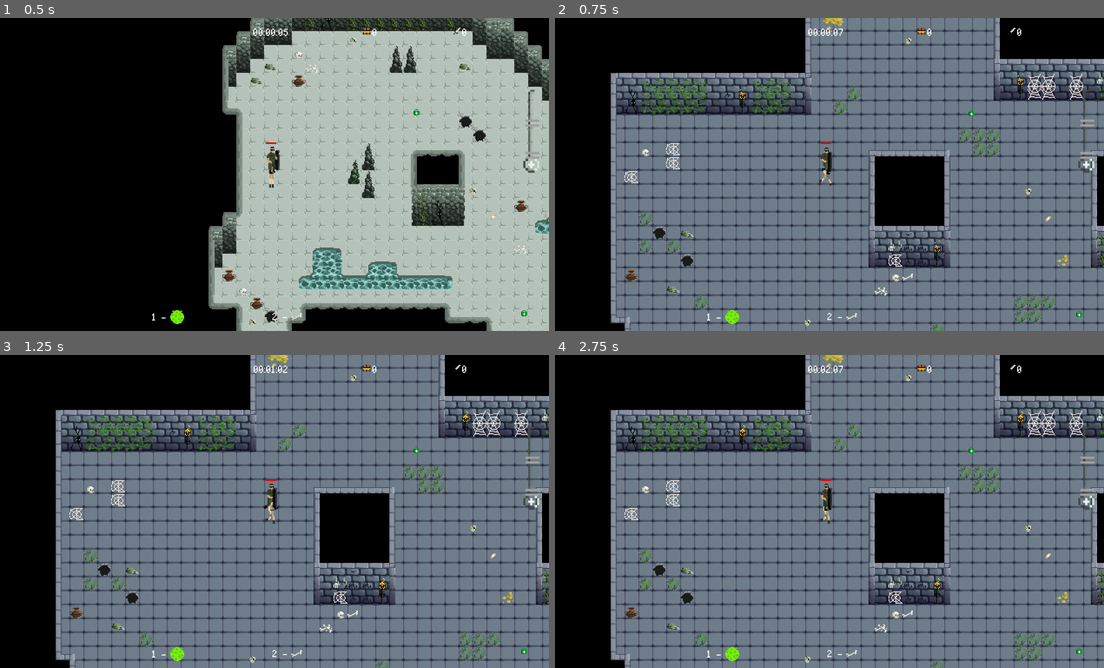
Above: before the commit, frames 1-4 (two rows, left to right).
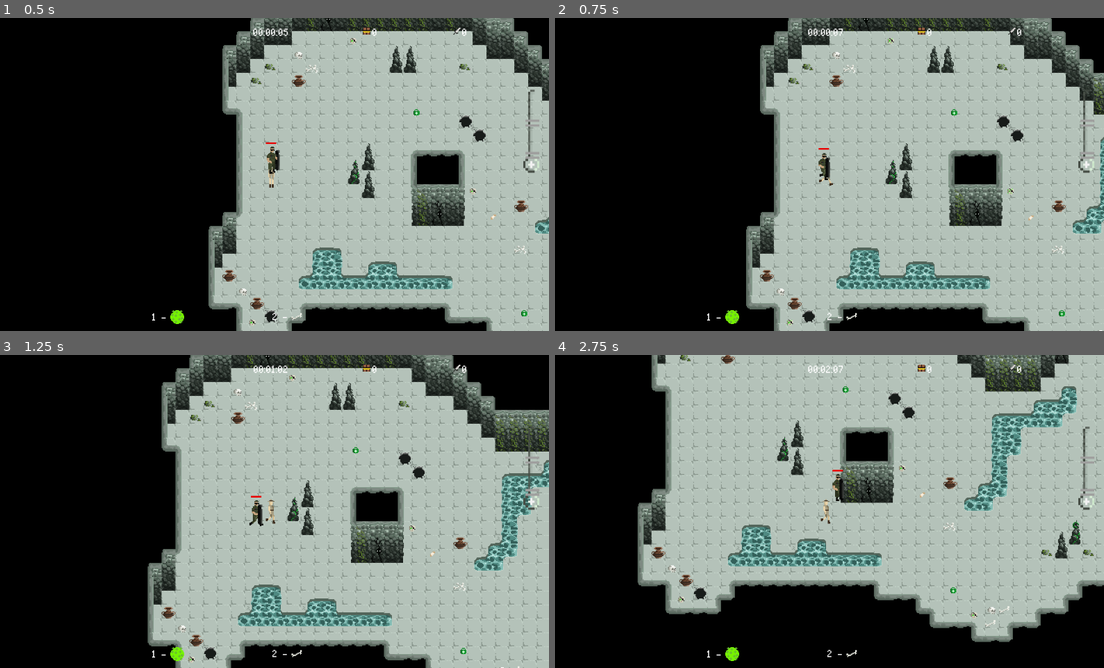
Above: after the commit, the same moments.

Repository: mirogon/Archaeology
Game: Godot game, scene res://Scenes/Main.tscn
Same seed, same stepped clock (60 frames per second), same inputs: the game is played once before the commit and once after it. The engine's default icon, where the game draws it, is replaced by a stand-in: a white triangle on a blue panel in a dark square.
Inputs (mouse positions are in pixels of both pictures, inside the frame that each line leads up to):
- Up to frame 1 (0.5 s): no input
- Up to frame 2 (0.75 s): tap Enter at 0.5 s; move the mouse to (950, 158) at 0.52 s; hold Right (ui_right) from 0.53 s (still down); hold P from 0.53 s (still down)
- Up to frame 3 (1.25 s): keep holding Right (ui_right); keep holding P
- Up to frame 4 (2.75 s): move the mouse to (714, 527) at 1.27 s; release Right (ui_right) at 1.28 s; release P at 1.28 s; hold Down (ui_down) 1.28-2.03 s; tap F (action) at 1.35 s; tap P at 1.55 s; move the mouse to (878, 442) at 2.02 s; hold Right (ui_right) from 2.03 s (still down); hold P from 2.03 s (still down)

Frame 1 is identical in both runs. In frame 2, 82% of the frame differs, in the area x 10-100%, y 0-100%; in frame 3, 81%; in frame 4, 86%.
Error before the commit: Invalid get index '0' (on base: 'PoolVector2Array'). (res://Scripts/Other/NavigationMovement.gd:49)

Commit message:
Go to the next room by walking to the RoomTraverser

Diff:
--- a/Scenes/Player.tscn
+++ b/Scenes/Player.tscn
@@ -129,13 +129,14 @@
 z_index = 1
 frames = SubResource( 26 )
 animation = "Walk_Right"
+frame = 3
 playing = true
 
 [node name="HealthSystem" parent="." instance=ExtResource( 3 )]
 
 [node name="HealthBar" parent="." instance=ExtResource( 4 )]
 
-[node name="Area2D" type="Area2D" parent="."]
+[node name="Area2D" type="Area2D" parent="." groups=["Player"]]
 
 [node name="CollisionShape2D" type="CollisionShape2D" parent="Area2D"]
 position = Vector2( 0, -0.5 )
--- a/Scenes/Rooms/Room.tscn
+++ b/Scenes/Rooms/Room.tscn
@@ -1,8 +1,10 @@
-[gd_scene load_steps=49 format=2]
+[gd_scene load_steps=51 format=2]
 
 [ext_resource path="res://Asstes/Environment/Cave_Set.png" type="Texture" id=1]
 [ext_resource path="res://Asstes/Environment/Water.png" type="Texture" id=2]
 [ext_resource path="res://Scenes/Rooms/Spawner.tscn" type="PackedScene" id=3]
+[ext_resource path="res://Scripts/Rooms/Room.gd" type="Script" id=4]
+[ext_resource path="res://Scenes/Rooms/RoomTraverser.tscn" type="PackedScene" id=5]
 [ext_resource path="res://Scenes/Items/Medikit.tscn" type="PackedScene" id=6]
 [ext_resource path="res://Scenes/Items/Bandage.tscn" type="PackedScene" id=7]
 [ext_resource path="res://Scenes/Enemies/Snake.tscn" type="PackedScene" id=8]
@@ -754,6 +756,7 @@
 outlines = [ PoolVector2Array( -823, -111, -751, -176, -546, -176, -447, -80, -383, -81, -338, -144, -320, -145, -291,  …(2432 unchanged characters)…
 
 [node name="Room" type="Node2D" groups=["Room"]]
+script = ExtResource( 4 )
 
 [node name="Floor_Layer" type="TileMap" parent="."]
 tile_set = SubResource( 46 )
@@ -778,7 +781,7 @@
 tile_set = SubResource( 46 )
 cell_size = Vector2( 16, 16 )
 format = 1
-tile_data = PoolIntArray( -852014, 10, 0, -852013, 11, 0, -8 …(168 unchanged characters)… 0, 0, -851981, 10, 0, -786477, 11, 0, -720917, 10, 0, -655380, 19, 0, -655372, 16, 0, -655368, 11, 0, -589871, 17, 0, -58 …(1026 unchanged characters)…
+tile_data = PoolIntArray( -852014, 10, 0, -852013, 11, 0, -8 …(168 unchanged characters)… 0, 0, -851981, 10, 0, -786477, 11, 0, -786441, 12, 0, -720917, 10, 0, -720905, 13, 0, -655380, 19, 0, -655372, 16, 0, -655369, 14, 0, -655368, 11, 0, -589871, 17, 0, -58 …(1026 unchanged characters)…
 __meta__ = {
 "_editor_description_": ""
 }
@@ -894,3 +897,6 @@
 
 [node name="Snake" parent="Enemies" instance=ExtResource( 8 )]
 position = Vector2( -137, 38 )
+
+[node name="RoomTraverser" parent="." instance=ExtResource( 5 )]
+position = Vector2( -136, -181 )
--- a/Scenes/Rooms/Room2.tscn
+++ b/Scenes/Rooms/Room2.tscn
@@ -1346,6 +1346,7 @@
 position = Vector2( -681, -165 )
 
 [node name="Navigation2D" type="Navigation2D" parent="."]
+visible = false
 
 [node name="NavigationPolygonInstance" type="NavigationPolygonInstance" parent="Navigation2D"]
 navpoly = SubResource( 103 )
--- /dev/null
+++ b/Scenes/Rooms/RoomTraverser.tscn
@@ -0,0 +1,8 @@
+[gd_scene load_steps=2 format=2]
+
+[sub_resource type="RectangleShape2D" id=1]
+
+[node name="RoomTraverser" type="Area2D"]
+
+[node name="CollisionShape2D" type="CollisionShape2D" parent="."]
+shape = SubResource( 1 )
--- a/Scripts/Main.gd
+++ b/Scripts/Main.gd
@@ -25,17 +25,16 @@
 
 func _ready():
 	load_game()
-	loaded_room = $Room
+	set_loaded_room($Room)
 	player_and_soldier_to_start()
 	randomize()
 
 	$Soldier.get_node("HealthSystem").connect("died", self, "on_game_over")
 	$Player.get_node("HealthSystem").connect("died", self, "on_game_over")
 
-func _process(delta):
-	if Input.is_key_pressed(KEY_P) && rooms_visited == 0:
-		go_to_next_room()
-		++rooms_visited
+func set_loaded_room(new_room):
+	loaded_room = new_room
+	new_room.connect("entered_room_traverser", self, "go_to_next_room")
 
 func on_game_over():
 	treasure_stored += $Player.treasure_found
@@ -47,14 +46,15 @@
 		if get_child(i).is_in_group("Room"):
 			get_child(i).queue_free()
 
-	loaded_room = room2_scene.instance()
-	add_child(loaded_room)
+	set_loaded_room(room2_scene.instance())
+	call_deferred("add_child", loaded_room)
+	#add_child(loaded_room)
 	player_and_soldier_to_start()
 	$Soldier.get_node("NavigationMovement").initialize($Soldier.get_node("AnimatedSprite"), loaded_room.get_node("Navigation2D"))
 
 func restart_game():
 	loaded_room.queue_free()
-	loaded_room = room_scene.instance()
+	set_loaded_room(room_scene.instance())
 	add_child(loaded_room)
 
 	$Player.restart_game()
--- /dev/null
+++ b/Scripts/Rooms/Room.gd
@@ -0,0 +1,13 @@
+extends Node2D
+
+signal entered_room_traverser
+
+var traversed = false
+
+func _ready():
+	$RoomTraverser.connect("area_entered", self, "on_room_traverser_entered")
+
+func on_room_traverser_entered(area):
+	if area.is_in_group("Player") && traversed == false:
+		emit_signal("entered_room_traverser")
+		traversed = true
